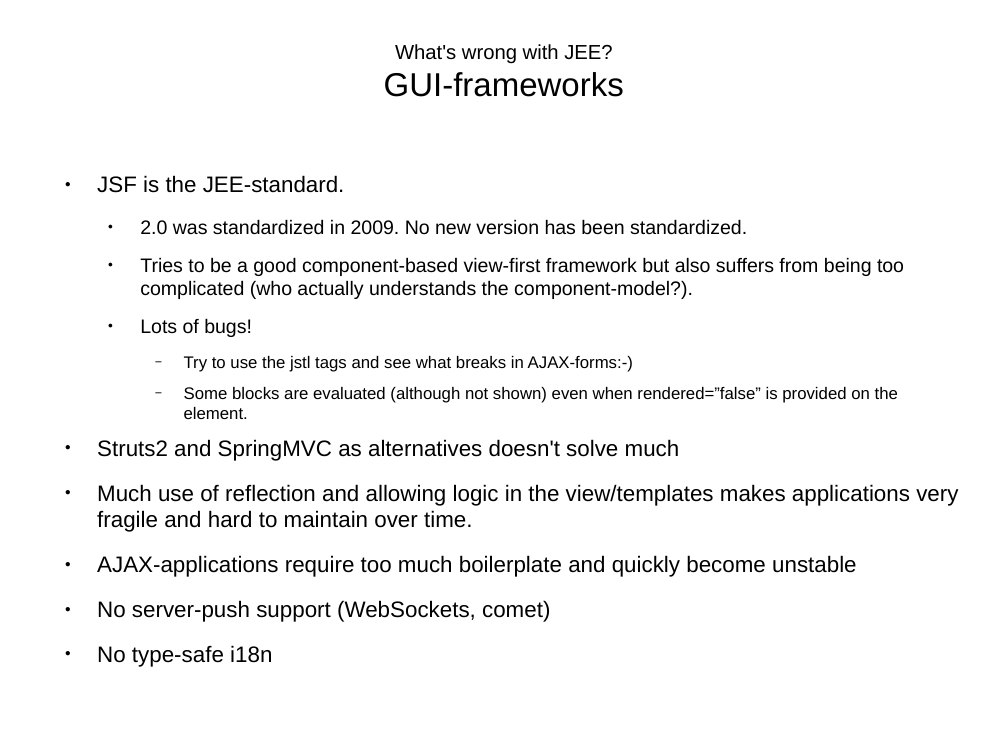
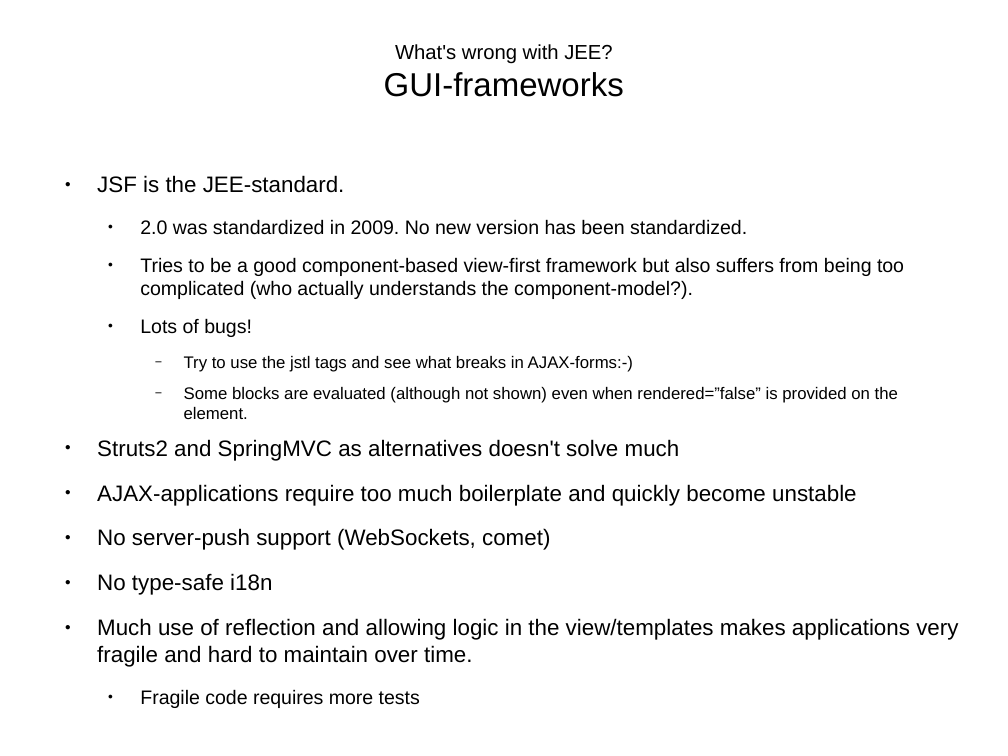
Before and after one commit to andreak/slol-2011, a slide deck: slide 9 of Scala-LiftOff-2011-lift-from-jee-perspective.odp (slide 10 before the commit). Drawn at 1008x756 pixels with LibreOffice and Linux fonts; fonts in the diff are those of the drawing. Boxes give left, top, right and bottom in pixels: in the first picture for what was removed or moved away, otherwise in the second. Text is boxed around its words. In the diff, an @@ line names an element or a change of style, - is before the commit and + after.

```diff
--- a/Scala-LiftOff-2011-lift-from-jee-perspective.odp
+++ b/Scala-LiftOff-2011-lift-from-jee-perspective.odp
@@ text at [97, 484, 958, 532]: paragraph removed @@
-● Much use of reflection and allowing logic in the view/templates makes applications very fragile and hard to maintain over time.
@@ text at [97, 618, 958, 708]: paragraphs added @@
+● Much use of reflection and allowing logic in the view/templates makes applications very fragile and hard to maintain over time.
+  ● Fragile code requires more tests
```
Also in this commit, not shown: 1 slide removed.
